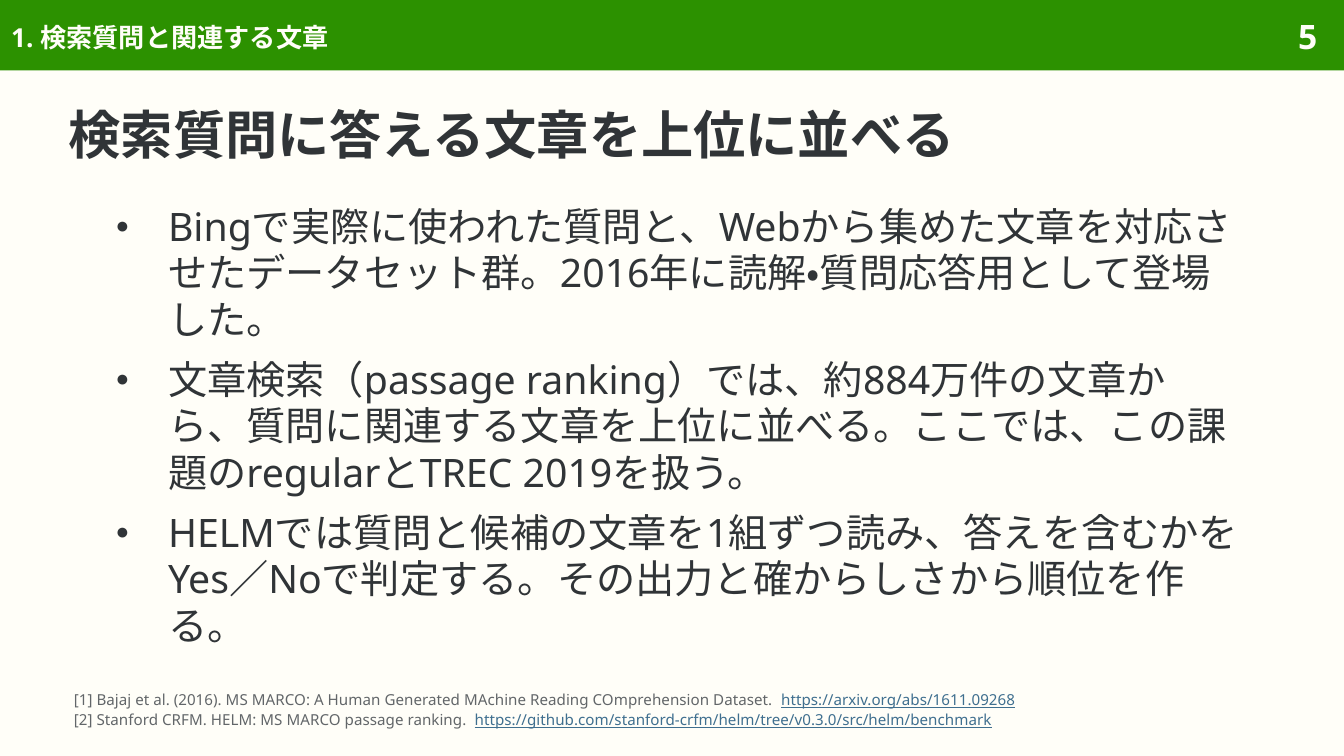
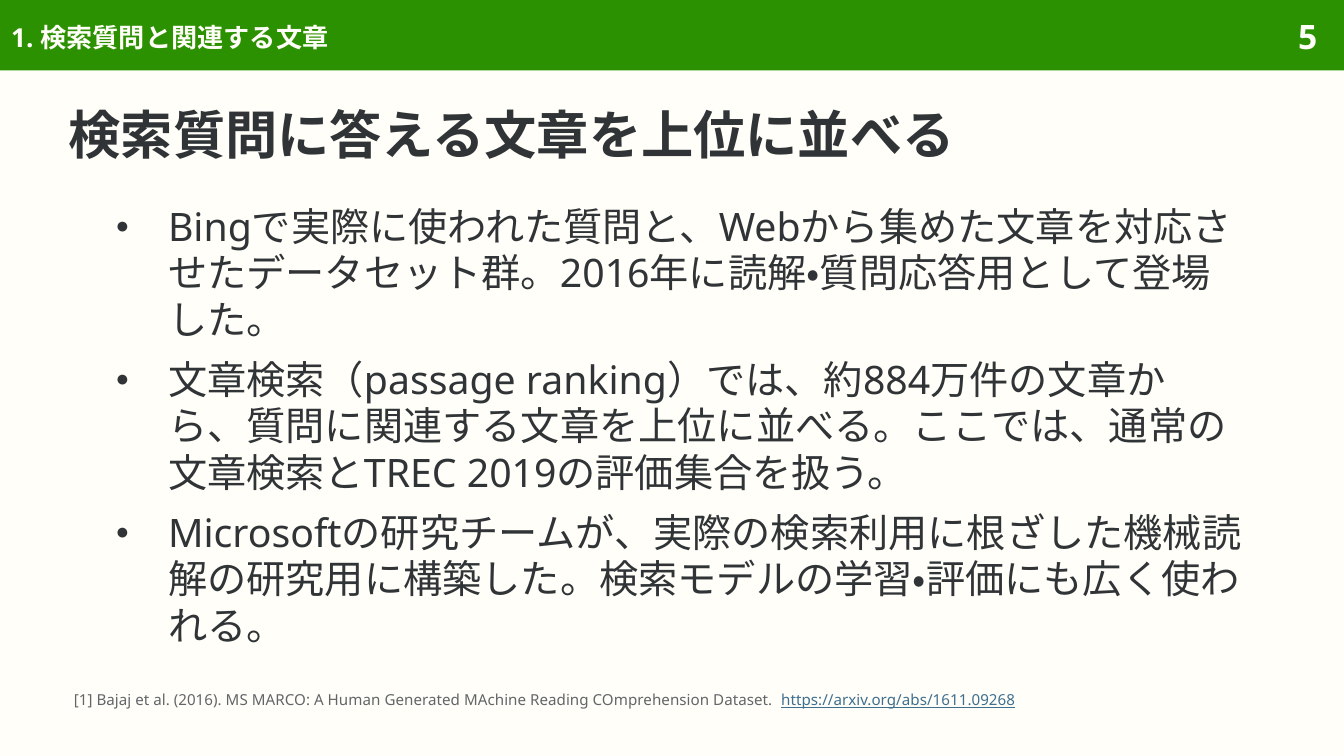
Before and after one commit to sasakiy84/datasets-in-10-minutes, a slide deck: slide 5 of slides/datasets-in-10-minutes-msmarco.pptx. Drawn at 1344x756 pixels with LibreOffice and Linux fonts; fonts in the diff are those of the drawing. Boxes give left, top, right and bottom in pixels: in the first picture for what was removed or moved away, otherwise in the second. Text is boxed around its words. In the diff, an @@ line names an element or a change of style, - is before the commit and + after.

Commit message:
Center MS MARCO on passage retrieval and original ranking evaluation

```diff
--- a/slides/datasets-in-10-minutes-msmarco.pptx
+++ b/slides/datasets-in-10-minutes-msmarco.pptx
@@ text at box(168, 360, 1241, 643): text changed @@
-● 文章検索（passage ranking）では、約884万件の文章から、質問に関連する文章を上位に並べる。ここでは、この課題のregularとTREC 2019を扱う。
-● HELMでは質問と候補の文章を1組ずつ読み、答えを含むかをYes／Noで判定する。その出力と確からしさから順位を作る。
+● 文章検索（passage ranking）では、約884万件の文章から、質問に関連する文章を上位に並べる。ここでは、通常の文章検索とTREC 2019の評価集合を扱う。
+● Microsoftの研究チームが、実際の検索利用に根ざした機械読解の研究用に構築した。検索モデルの学習・評価にも広く使われる。
@@ text at box(74, 713, 992, 729): paragraph removed @@
-[2] Stanford CRFM. HELM: MS MARCO passage ranking. https://github.com/stanford-crfm/helm/tree/v0.3.0/src/helm/benchmark
```
Also in this commit, not shown: 32 other slides changed, 6 slides removed, 55 other files.
